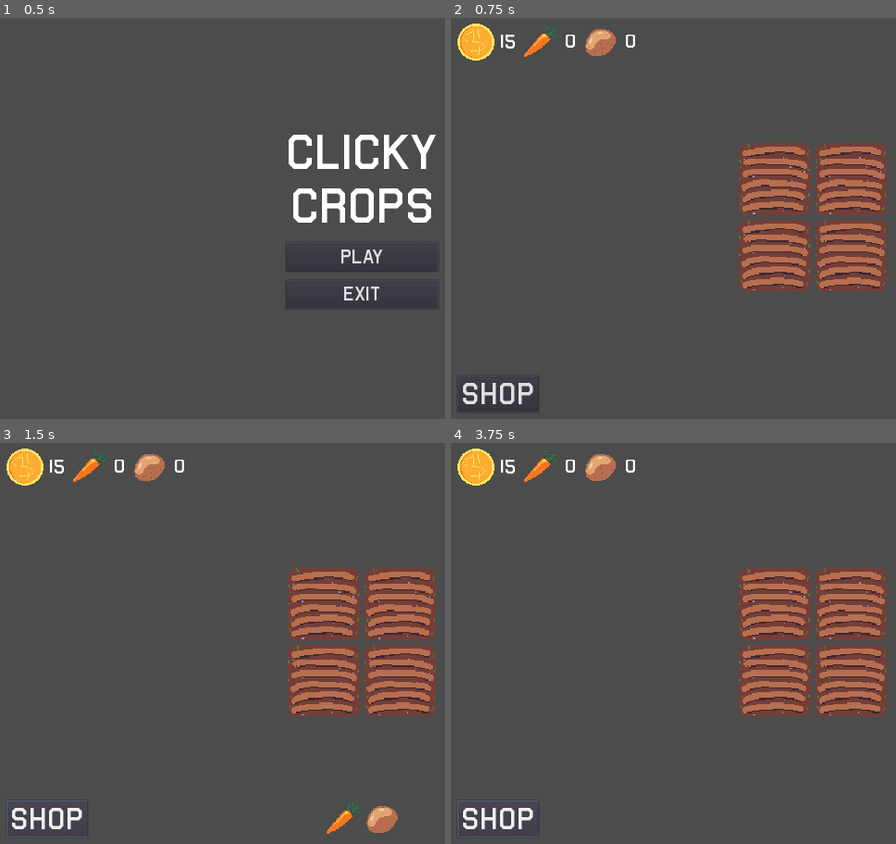
Above: before the commit, frames 1-4 (two rows, left to right).
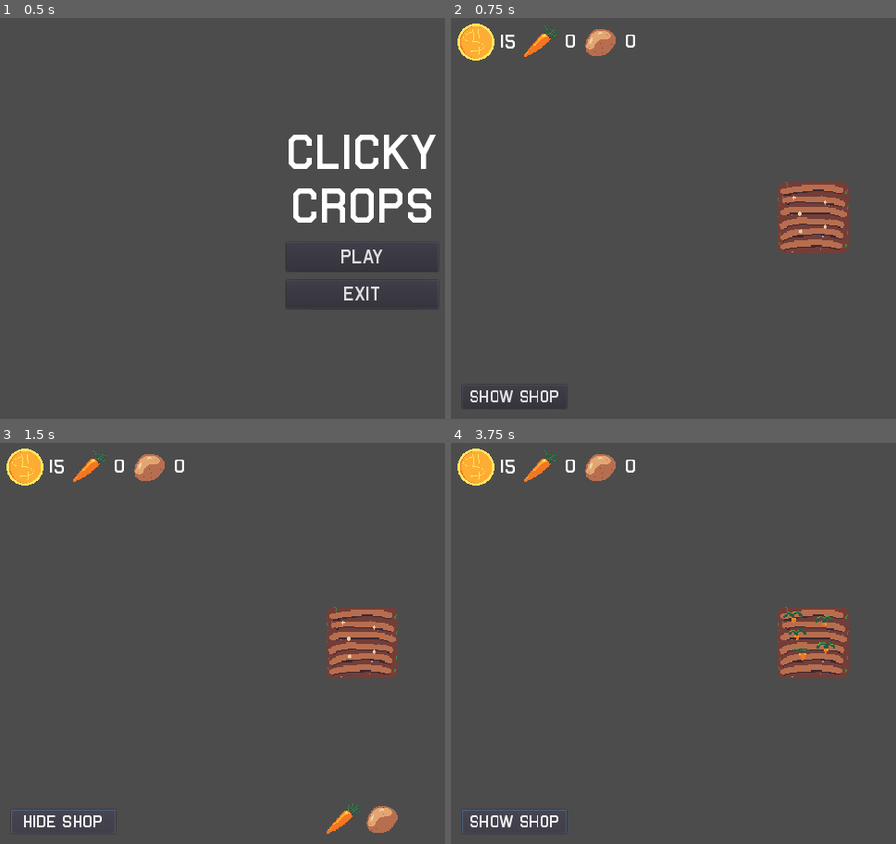
Above: after the commit, the same moments.

Repository: Dr-Diabolical/ClickyCrops
Game: Godot game, scene res://Scenes/MainMenu.tscn
The game is run twice, just before and just after one commit, with the same random seed, the same clock (stepped at 60 frames per second) and the same inputs.
Inputs (mouse positions are in pixels of both pictures, inside the frame that each line leads up to):
- Up to frame 1 (0.5 s): no input
- Up to frame 2 (0.75 s): click "PLAY" at 0.5 s
- Up to frame 3 (1.5 s): click "Shop" (after the commit: "SHOW SHOP") at 1.25 s
- Up to frame 4 (3.75 s): click (793, 819) at 2 s; click (833, 819) at 2.75 s; click "Shop" (after the commit: "HIDE SHOP") at 3.5 s

Frame 1 is identical in both runs. In frame 2, 12% of the frame differs, in the area x 2-98%, y 31-99%; in frame 3, 12%; in frame 4, 12%, in the area x 1-98%, y 31-99%.

Commit message:
Changed Shop Button
The shop button now changes text depending on whether the shop is shown or not.

Diff:
--- a/Scenes/Farm.gd
+++ b/Scenes/Farm.gd
@@ -1,15 +1,17 @@
 extends Node
 
-var initial_plot_amount = 3 # Initial amount of plots
+var initial_plot_amount = 1 # Initial amount of plots
 var plots = [] # Array of plot instances
 
 onready var plot = load("res://Scenes/Plot.tscn") # Preloads plot instance
 onready var plot_node = $PlotDisplay/Center/Plots # Plots parent node
+onready var shop = $ShopDisplay/Shop
+onready var button_shop = $ShopButton
 
 # On ready, Creates initial plots
 func _ready():
 	create_plots()
-	add_plots(1)
+	plots[0].fill_plot("Carrots", 5, 3, 1)
 
 # Instantiates the inital amount of plots into the plots array
 func create_plots():
@@ -29,3 +31,10 @@
 func update_columns():
 	if (plots.size() % 2 == 0):
 		plot_node.columns += 1
+
+func _on_ShopButton_pressed():
+	if (shop.is_visible_in_tree()):
+		button_shop.text = "SHOW SHOP"
+	else:
+		button_shop.text = "HIDE SHOP"
+	shop.toggle_shop()
--- a/Scenes/Game.tscn
+++ b/Scenes/Game.tscn
@@ -9,11 +9,11 @@
 [ext_resource path="res://Assets/Sprites/CoinIcon.png" type="Texture" id=7]
 [ext_resource path="res://Scenes/Shop.tscn" type="PackedScene" id=8]
 
-[sub_resource type="DynamicFont" id=2]
-size = 50
+[sub_resource type="DynamicFont" id=3]
+size = 30
 font_data = ExtResource( 4 )
 
-[sub_resource type="DynamicFont" id=1]
+[sub_resource type="DynamicFont" id=2]
 size = 32
 font_data = ExtResource( 4 )
 
@@ -34,6 +34,7 @@
 margin_top = -1.49829
 margin_right = 1.49829
 margin_bottom = -1.49829
+mouse_filter = 2
 __meta__ = {
 "_edit_lock_": true,
 "_edit_use_anchors_": false
@@ -44,6 +45,7 @@
 margin_top = 359.0
 margin_right = 639.0
 margin_bottom = 359.0
+mouse_filter = 2
 
 [node name="ShopDisplay" type="CanvasLayer" parent="Farm"]
 
@@ -51,15 +53,15 @@
 "shop",
 ] instance=ExtResource( 8 )]
 
-[node name="ShopButton" type="Button" parent="Farm/ShopDisplay"]
+[node name="ShopButton" type="Button" parent="Farm"]
 anchor_top = 1.0
 anchor_bottom = 1.0
-margin_left = 24.0
-margin_top = -88.0
-margin_right = 160.0
-margin_bottom = -25.0
-custom_fonts/font = SubResource( 2 )
-text = "Shop"
+margin_left = 32.0
+margin_top = -72.0
+margin_right = 213.0
+margin_bottom = -31.0
+custom_fonts/font = SubResource( 3 )
+text = "SHOW SHOP"
 __meta__ = {
 "_edit_use_anchors_": false
 }
@@ -76,6 +78,7 @@
 margin_top = 24.0
 margin_right = 326.0
 margin_bottom = 88.0
+mouse_filter = 2
 custom_constants/separation = 10
 __meta__ = {
 "_edit_use_anchors_": false
@@ -164,10 +167,10 @@
 margin_top = 14.0
 margin_right = 94.0
 margin_bottom = 50.0
-custom_fonts/font = SubResource( 1 )
+custom_fonts/font = SubResource( 2 )
 text = "0"
 __meta__ = {
 "_edit_use_anchors_": false
 }
 
-[connection signal="pressed" from="Farm/ShopDisplay/ShopButton" to="Farm/ShopDisplay/Shop" method="_on_ShopButton_pressed"]
+[connection signal="pressed" from="Farm/ShopButton" to="Farm" method="_on_ShopButton_pressed"]
--- a/Scenes/Plot.gd
+++ b/Scenes/Plot.gd
@@ -69,11 +69,11 @@
 	crop_sprites.frame = stage
 	check_if_grown()
 
+# When the timer times out, increase crop stage
+func _on_Stage_Timer_timeout():
+	increase_stage()
+
 # On press, if the crop is grown, harvest the plot
 func _on_Plot_pressed():
 	if (is_grown):
 		harvest_plot()
-
-# When the timer times out, increase crop stage
-func _on_Stage_Timer_timeout():
-	increase_stage()
--- a/Scenes/Shop.gd
+++ b/Scenes/Shop.gd
@@ -15,6 +15,8 @@
 	else:
 		self.hide()
 
-# On button press, toggle the shop visibility
-func _on_ShopButton_pressed():
-	toggle_shop()
+func _on_ButtonCarrot_pressed():
+	pass
+
+func _on_ButtonPotato_pressed():
+	pass
--- a/Scenes/Shop.tscn
+++ b/Scenes/Shop.tscn
@@ -12,6 +12,7 @@
 [node name="Shop" type="Control"]
 anchor_right = 1.0
 anchor_bottom = 1.0
+mouse_filter = 2
 script = ExtResource( 7 )
 __meta__ = {
 "_edit_lock_": true,
@@ -55,3 +56,6 @@
 __meta__ = {
 "_edit_use_anchors_": false
 }
+
+[connection signal="pressed" from="HBox/ButtonCarrot" to="." method="_on_ButtonCarrot_pressed"]
+[connection signal="pressed" from="HBox/ButtonPotato" to="." method="_on_ButtonPotato_pressed"]
Not shown: 2 places in Scenes/Game.tscn that only renumber resources
